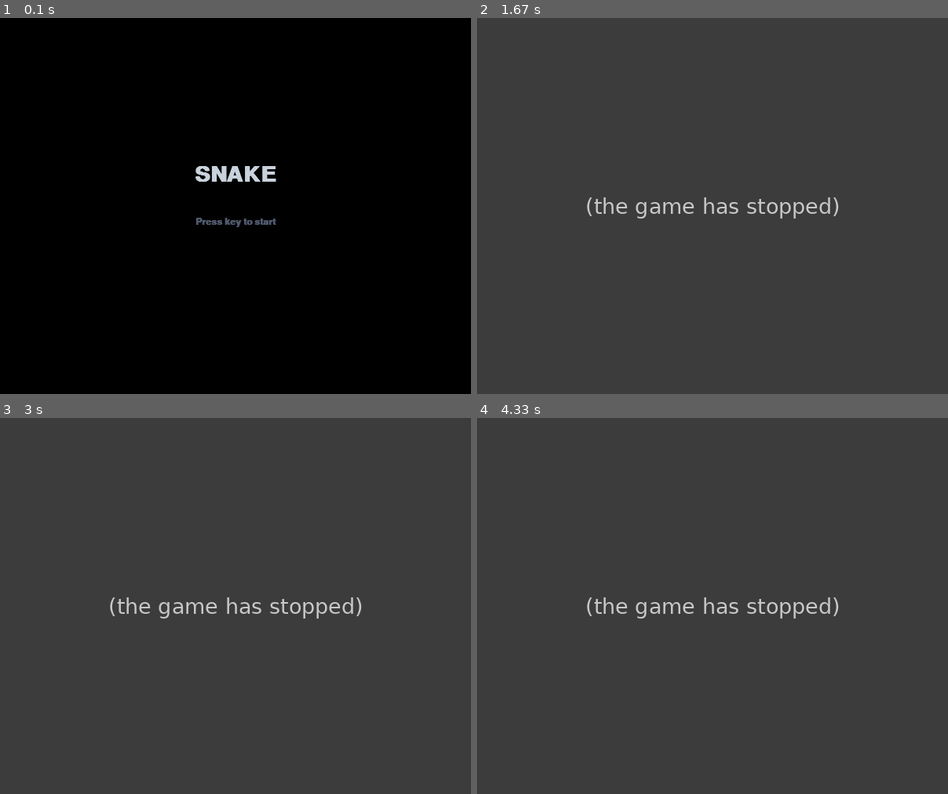
Above: before the commit, frames 1-4 (two rows, left to right).
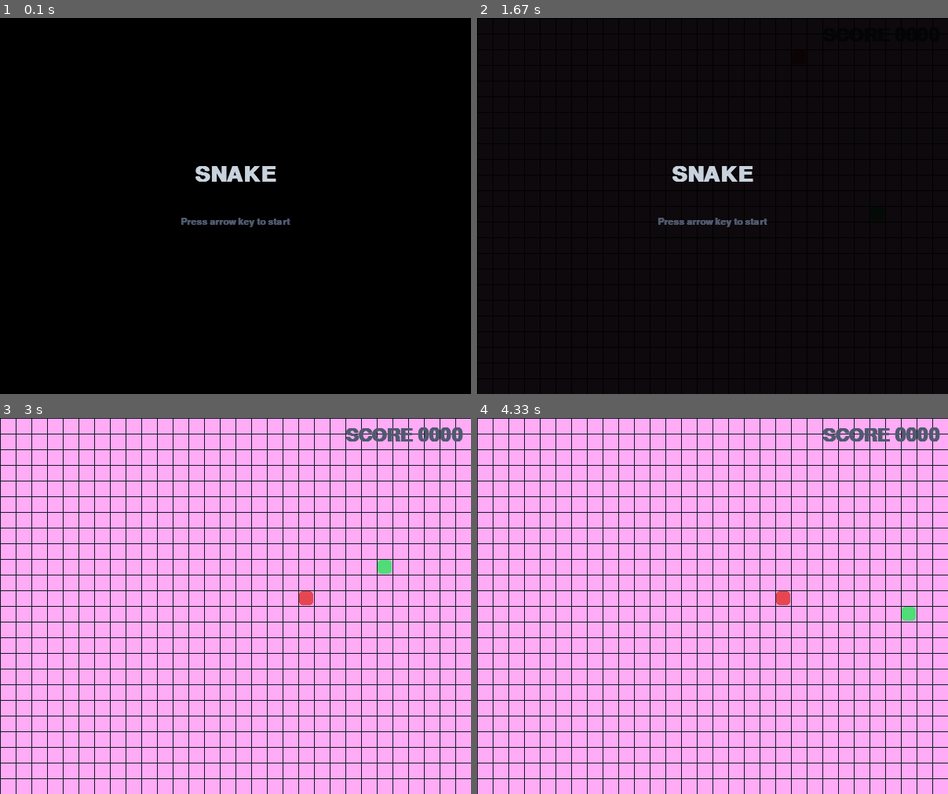
Above: after the commit, the same moments.

Repository: MarshAlidern/projects
Game: pygame game, started from Python/Pygame/Snake/snake.py
Same seed, same stepped clock (60 frames per second), same inputs: the game is played once before the commit and once after it.
Inputs:
- Up to frame 1 (0.1 s): no input
- Up to frame 2 (1.67 s): hold R 0.33-0.8 s; hold Right 0.33-0.8 s; hold A 0.83-1.3 s; hold Right 0.83-1.3 s; tap R at 1.33 s
- Up to frame 3 (3 s): hold Right 1.73-2.2 s; hold Up 2.23-2.53 s; hold Right from 2.57 s (still down)
- Up to frame 4 (4.33 s): release Right at 3.03 s; hold Left 3.07-3.6 s; hold Down 3.63-3.93 s; hold Left from 3.97 s (still down)

The runs differ from the first frame. In frame 1, 0.2% of the frame differs, in the area x 38-62%, y 53-56%; in frame 2, 100%; in frame 3, 100%, in the area x 0-100%, y 0-100%; in frame 4, 100%.
Error before the commit: ValueError: not enough values to unpack (expected 2, got 1) (snake.py line 126); the game stopped at 0.4 s (later frames are placeholders)

Commit message:
Ssssnake!

Diff:
--- a/Python/Pygame/Snake/snake.py
+++ b/Python/Pygame/Snake/snake.py
@@ -29,59 +29,86 @@
 
 OPPOSITES = {UP: DOWN, DOWN: UP, LEFT: RIGHT, RIGHT: LEFT}
 
-Tasks = {1: 40, 2: 60, 3: 80}
-
-def random_food(snake):
-    occupied = set(snake)
-    while True:
-        pos = (random.randint(0, COLS - 1), random.randint(0, ROWS - 1))
-        if pos not in occupied:
-            return pos
+TASKS = {1: 40, 2: 60, 3: 80}
 
 class Snake():
     def __init__(self):
         self.snake_body = [(COLS // 2, ROWS // 2)]
-        self.snake_head = self.snake_body[0]
         self.direction = RIGHT
         self.next_dir = RIGHT
-        self.food = random_food(self.snake_body),
+        self.speed = 0
         self.score = 0
         self.alive = True
-        self.level = 1
-        self.speed = 0
-        self.bg = BGL[1]
-        self.show_level = False
-        self.level_timer = 0
-        self.overlay_type = None
-
-    def update(self):
-        if self.alive:
-            self.snake_body = [(COLS // 2, ROWS // 2)]
+
+    def update(self, food_pos):
+        if not self.alive:
+            return
 
         dx, dy = self.next_dir
         hx, hy = self.snake_body[0]
         new_head = (hx + dx, hy + dy)
 
-        if not (0 <= new_head[0] < COLS and 0 <= new_head[1] < ROWS):
-            self.alive = False
-
+        new_head = (new_head[0] % COLS, new_head[1] % ROWS)
 
         if new_head in self.snake_body:
             self.alive = False
-
+            return
 
         self.direction = self.next_dir
         self.snake_body.insert(0, new_head)
 
-        if new_head == self.food:
+        if new_head == food_pos:
             self.score += 10
-            self.food = random_food(self.snake_body)
+            return True
         else:
             self.snake_body.pop()
+            return False
+
+
+class Fruit():
+    def __init__(self, snake):
+        self.snake = snake
+        self.pos = None
+        self.mk_pos()
+
+    def mk_pos(self):
+        occupied = set(self.snake)
+        while True:
+            p = (random.randint(0, COLS - 1),
+                 random.randint(0, ROWS - 1))
+            if p not in occupied:
+                self.pos = p
+                break
+
+    def new_pos(self):
+        if self.pos in self.snake:
+            self.mk_pos()
+
+
+class GameState:
+    def __init__(self):
+        self.level = 1
+        self.bg = BGL[1]
+        self.level_timer = 0
+        self.show_level = False
+        self.overlay_type = None
+        self.free_mode = False
+
+
+def chk_score(snake, state):
+    if state.level in TASKS and snake.score >= TASKS[state.level]:
+        state.level += 1
+        snake.speed += 2
+        state.show_level = True
+        bg_key = min(state.level, max(BGL.keys()))
+        state.bg = BGL[bg_key]
+        state.level_timer = pygame.time.get_ticks()
+        if state.level > max(TASKS.keys()):
+            state.overlay_type = "congrats"
+
 
 def cell_rect(x, y):
     return pygame.Rect(x * CELL + 1, y * CELL + 1, CELL - 2, CELL - 2)
-
 
 
 def draw_text(surf, text, size, x, y, color=TEXT_COL, anchor="center"):
@@ -92,46 +119,25 @@
     surf.blit(img, r)
 
 
-def chk_score(snake):
-    if not snake.alive:
-        return
-
-    level = snake.level
-
-    if snake.level >= Tasks[3]:
-        snake.overlay_type = "congrats"
-        return
-
-    if level in Tasks and snake.score >= Tasks[level]:
-        snake.score = 0
-        snake.level += 1
-        snake.speed += 2
-
-        bg_index = (snake.level - 1) % len(BGL) + 1
-        snake.bg = BGL[bg_index]
-
-        snake.show_level = True
-        snake.level_timer = pygame.time.get_ticks()
-
 def draw_grid(surf):
     for x in range(0, W, CELL):
         pygame.draw.line(surf, GRID_COL, (x, 0), (x, H))
     for y in range(0, H, CELL):
         pygame.draw.line(surf, GRID_COL, (0, y), (W, y))
 
-def draw_game(surf, snake):
-    surf.fill(snake.bg)
+
+def draw_game(surf, snk, frt_pos, bgc, scr):
+    surf.fill(bgc)
     draw_grid(surf)
-
-    fx, fy = snake.food
+    fx, fy = frt_pos
     pygame.draw.rect(surf, FOOD_COL, cell_rect(fx, fy), border_radius=4)
-
-    for i, (x, y) in enumerate(snake.snake_body):
+    for i, (x, y) in enumerate(snk):
         color = SNAKE_HEAD if i == 0 else SNAKE_BODY
         pygame.draw.rect(surf, color, cell_rect(x, y), border_radius=4)
 
-    draw_text(surf, f"SCORE {snake.score:04d}", 36,
+    draw_text(surf, f"SCORE {scr:04d}", 36,
               W - 10, 10, color=DIM_COL, anchor="topright")
+
 
 def draw_overlay(surf, title, subtitle):
     overlay = pygame.Surface((W, H), pygame.SRCALPHA)
@@ -140,80 +146,92 @@
     draw_text(surf, title, 42, W//2, H//2 - 40)
     draw_text(surf, subtitle, 18, W//2, H//2 + 20, color=DIM_COL)
 
+
 def main():
     pygame.init()
     screen = pygame.display.set_mode((W, H))
     pygame.display.set_caption("Snake")
     clock = pygame.time.Clock()
+
     snake = Snake()
-
+    fruit = Fruit(snake.snake_body)
+
+    status = GameState()
     started = False
     run = True
 
     while run:
-
         for event in pygame.event.get():
             if event.type == pygame.QUIT:
                 pygame.quit()
                 sys.exit()
 
             if event.type == pygame.KEYDOWN:
-
-                if snake.overlay_type == "congrats":
-                    if event.key == pygame.K_r:
-                        started = False
-
-                elif event.key == pygame.K_r:
-                    started = False
-
-                elif not snake.alive:
-                    started = False
-
                 if event.key == pygame.K_ESCAPE:
-                    run = False
                     pygame.quit()
                     sys.exit()
 
-                else:
-                    key_dir = {
-                        pygame.K_UP: UP,
-                        pygame.K_w: UP,
-                        pygame.K_DOWN: DOWN,
-                        pygame.K_s: DOWN,
-                        pygame.K_LEFT: LEFT,
-                        pygame.K_a: LEFT,
-                        pygame.K_RIGHT: RIGHT,
-                        pygame.K_d: RIGHT,
-                    }.get(event.key)
-
-                    if key_dir and key_dir != OPPOSITES.get(snake.direction):
-                        snake.next_dir = key_dir
+                if event.key == pygame.K_q and status.overlay_type == "congrats":
+                    status.overlay_type = None
+                    status.free_mode = True
+                    continue
+
+                if event.key == pygame.K_r:
+                    snake = Snake()
+                    fruit = Fruit(snake.snake_body)
+                    status = GameState()
+                    started = False
+                    continue
+
+                key_dir = {
+                    pygame.K_UP: UP,
+                    pygame.K_w: UP,
+                    pygame.K_DOWN: DOWN,
+                    pygame.K_s: DOWN,
+                    pygame.K_LEFT: LEFT,
+                    pygame.K_a: LEFT,
+                    pygame.K_RIGHT: RIGHT,
+                    pygame.K_d: RIGHT,
+                }.get(event.key)
+
+                if key_dir and key_dir != OPPOSITES.get(snake.direction):
+                    snake.next_dir = key_dir
+                    if not started and snake.alive:
                         started = True
 
+                elif not snake.alive:
+                    snake = Snake()
+                    fruit = Fruit(snake.snake_body)
+                    status = GameState()
+                    started = False
+
         current_time = pygame.time.get_ticks()
 
-        if snake.overlay_type is None and started and snake.alive:
-
-            chk_score(snake)
-            draw_game(screen,snake)
-
-        if snake.show_level:
-            draw_overlay(screen, f"LEVEL {snake.level}", "")
-
-            if current_time - snake.level_timer > 1500:
-                snake.level_timer = False
-
-        if snake.overlay_type == "congrats":
-            draw_overlay(screen, "CONGRATS!", "Press R to restart")
-
-
-        if not started:
-            draw_overlay(screen, "SNAKE", "Press key to start")
+        if status.overlay_type is None and started and snake.alive:
+            ate = snake.update(fruit.pos)
+            if ate:
+                fruit.mk_pos()
+                if not status.free_mode:
+                    chk_score(snake, status)
+
+            draw_game(screen, snake.snake_body, fruit.pos, status.bg, snake.score)
+
+        if status.show_level:
+            draw_overlay(screen, f"LEVEL {status.level}", "")
+            if current_time - status.level_timer > 1500:
+                status.show_level = False
+
+        if status.overlay_type == "congrats":
+            draw_overlay(screen, "CONGRATS!", "R – restart   Q – free mode")
+        elif status.free_mode:
+            draw_text(screen, "FREE MODE", 24, 10, 10, color=DIM_COL, anchor="topleft")
+        elif not started:
+            draw_overlay(screen, "SNAKE", "Press arrow key to start")
         elif not snake.alive:
 
             draw_overlay(screen,
-                         f"GAME OVER {snake.level:04d}",
-                         "Press any key")
+                         f"GAME OVER  {snake.score:04d}",
+                         "Press any key to restart")
 
         pygame.display.flip()
         clock.tick(FPS + snake.speed)
